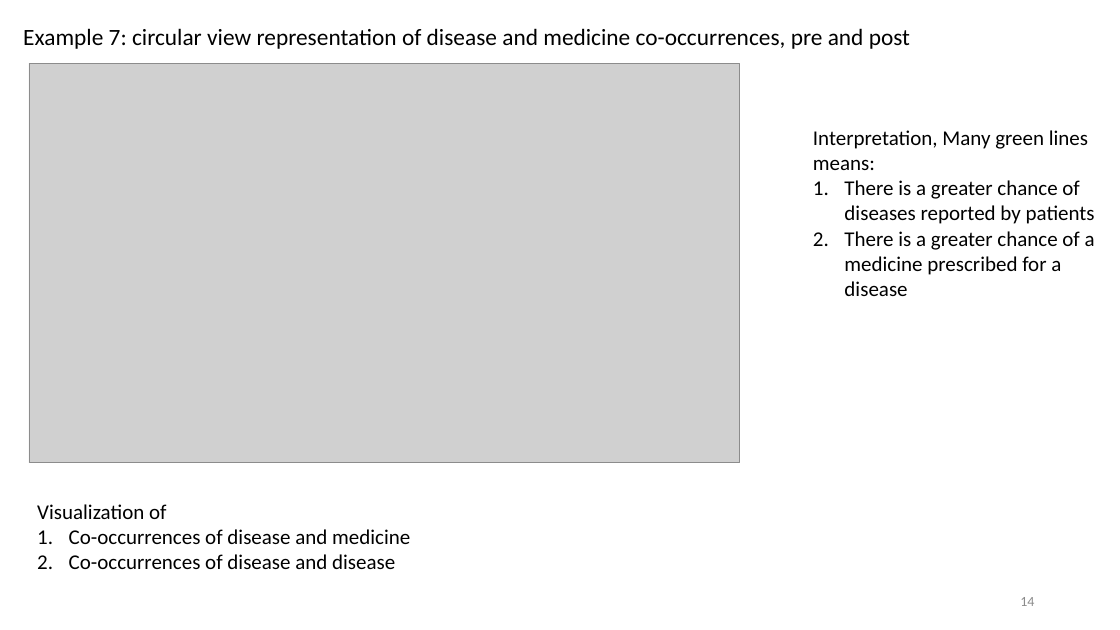
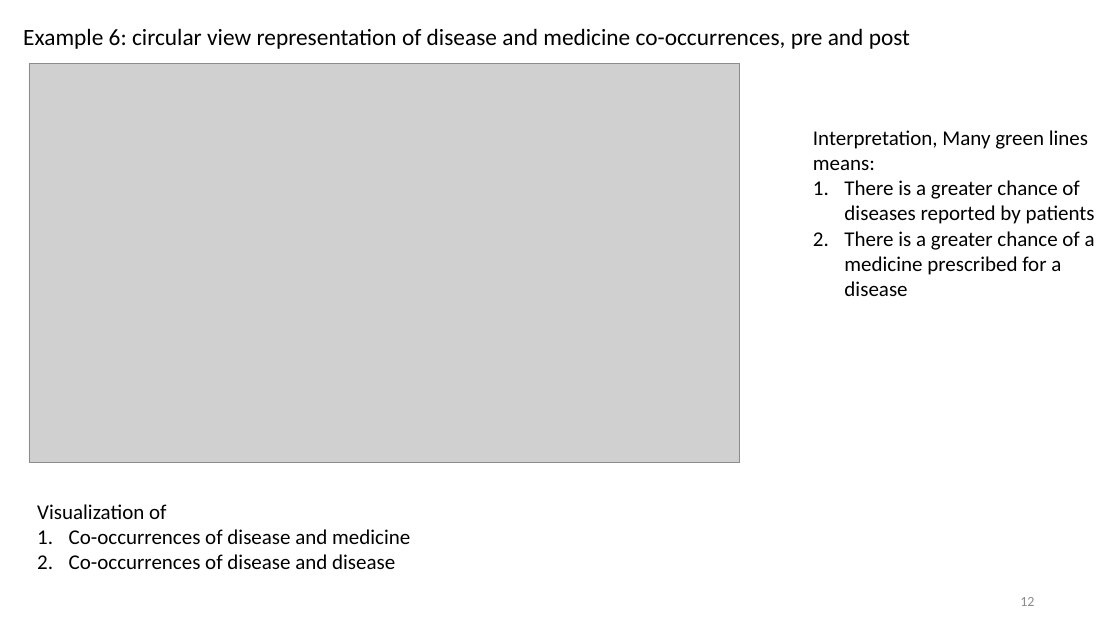
Before and after one commit to coursephd/PostgreSQL, a slide deck: slide 12 of thesis/Pune-Nov2019/01AYUSH-Pune-Nov2019.pptx (slide 14 before the commit). Drawn at 1120x630 pixels with LibreOffice and Linux fonts; fonts in the diff are those of the drawing; grey boxes stand for pictures; background and template pictures are left out. Boxes give left, top, right and bottom in pixels: in the first picture for what was removed or moved away, otherwise in the second. Text is boxed around its words. In the diff, an @@ line names an element or a change of style, - is before the commit and + after.

```diff
--- a/thesis/Pune-Nov2019/01AYUSH-Pune-Nov2019.pptx
+++ b/thesis/Pune-Nov2019/01AYUSH-Pune-Nov2019.pptx
@@ title at (23, 28, 910, 49): text changed @@
-Example 7: circular view representation of disease and medicine co-occurrences, pre and post
+Example 6: circular view representation of disease and medicine co-occurrences, pre and post
@@ page number at (1020, 597, 1034, 606): text changed @@
-14
+12
```
Also in this commit, not shown: 5 other slides changed, 1 slide added.
